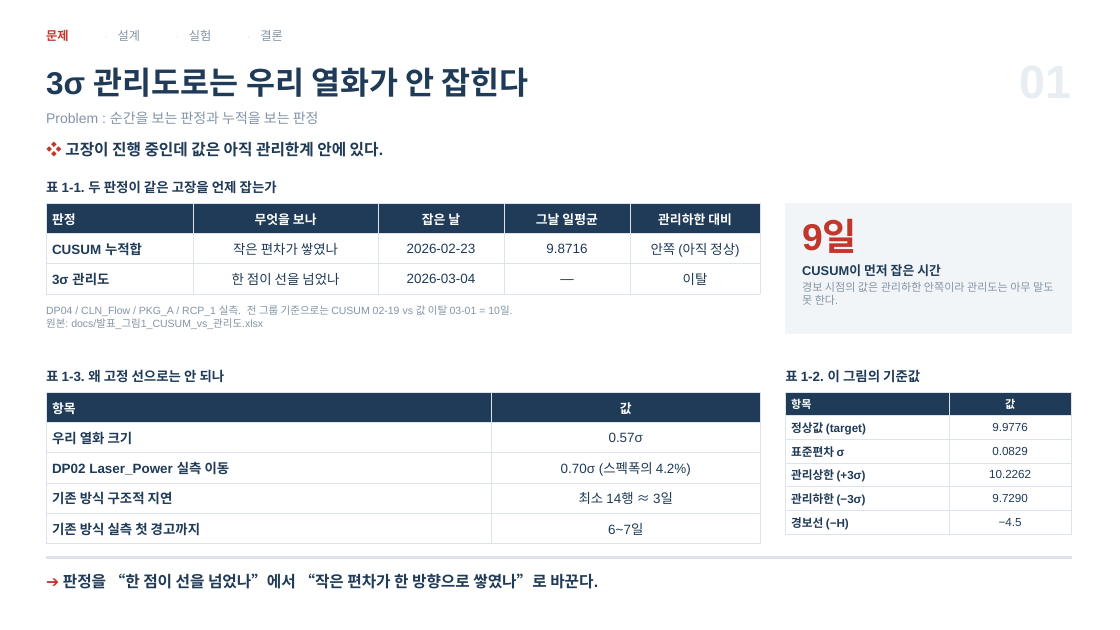
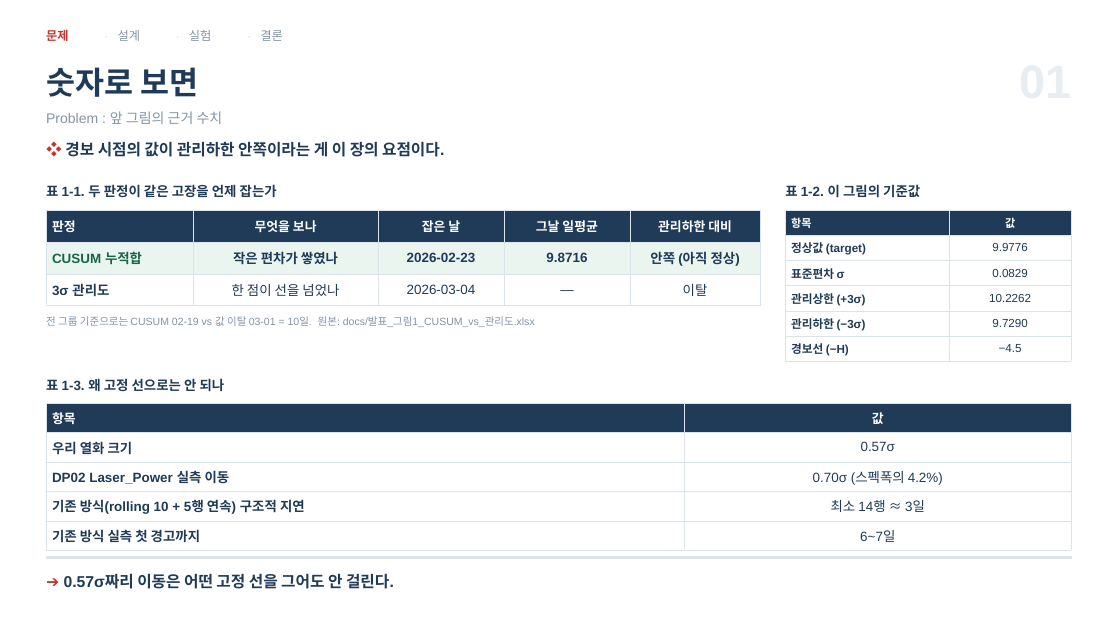
Before and after one commit to Mango-Orange-smoothie/SKSuniC_14th, a slide deck: slide 3 of docs/발표_CUSUM_판정식.pptx (slide 2 before the commit). Drawn at 1120x630 pixels with LibreOffice and Linux fonts; fonts in the diff are those of the drawing. Boxes give left, top, right and bottom in pixels: in the first picture for what was removed or moved away, otherwise in the second. Text is boxed around its words. In the diff, an @@ line names an element or a change of style, - is before the commit and + after.

```diff
--- a/docs/발표_CUSUM_판정식.pptx
+++ b/docs/발표_CUSUM_판정식.pptx
@@ text at (x1=46, y1=67, x2=198, y2=97): text changed @@
-3σ 관리도로는 우리 열화가 안 잡힌다
+숫자로 보면
@@ text at (x1=46, y1=111, x2=223, y2=124): text changed @@
-Problem : 순간을 보는 판정과 누적을 보는 판정
+Problem : 앞 그림의 근거 수치
@@ text at (x1=65, y1=141, x2=444, y2=157): text changed @@
-❖ 고장이 진행 중인데 값은 아직 관리한계 안에 있다.
+❖ 경보 시점의 값이 관리하한 안쪽이라는 게 이 장의 요점이다.
@@ text "표 1-1. 두 판정이 같은 ..." moved from (x1=46, y1=180, x2=277, y2=194) to (x1=46, y1=184, x2=277, y2=198) @@
@@ text "표 1-2. 이 그림의 기준값" moved from (x1=785, y1=369, x2=920, y2=383) to (x1=785, y1=184, x2=920, y2=198) @@
@@ rectangle removed at (x1=786, y1=203, x2=1071, y2=334) @@
@@ table at (x1=46, y1=210, x2=760, y2=301) @@
@@ fill #FFFFFF to #EAF5EF in row 2 @@
@@ text colour #1F3B57 to #15654A in "CUSUM 누적합" @@
@@ bold on in "작은 편차가 쌓였나", "2026-02-23", "9.8716", "안쪽 (아직 정상)" @@
@@ table resized from (x1=46, y1=203, x2=760, y2=290) to (x1=46, y1=210, x2=760, y2=301) @@
@@ table resized from (x1=786, y1=392, x2=1071, y2=534) to (x1=786, y1=210, x2=1071, y2=360) @@
@@ text removed at (x1=802, y1=221, x2=857, y2=253) @@
-9일
@@ text removed at (x1=802, y1=264, x2=941, y2=276) @@
-CUSUM이 먼저 잡은 시간
@@ text removed at (x1=802, y1=282, x2=1053, y2=305) @@
-경보 시점의 값은 관리하한 안쪽이라 관리도는 아무 말도 못 한다.
@@ text at (x1=46, y1=316, x2=535, y2=327): text changed @@
-DP04 / CLN_Flow / PKG_A / RCP_1 실측. 전 그룹 기준으로는 CUSUM 02-19 vs 값 이탈 03-01 = 10일.
-원본: docs/발표_그림1_CUSUM_vs_관리도.xlsx
+전 그룹 기준으로는 CUSUM 02-19 vs 값 이탈 03-01 = 10일. 원본: docs/발표_그림1_CUSUM_vs_관리도.xlsx
@@ text "표 1-3. 왜 고정 선으로는 ..." moved from (x1=46, y1=369, x2=225, y2=383) to (x1=46, y1=378, x2=225, y2=392) @@
@@ table at (x1=46, y1=403, x2=1071, y2=547) @@
-row 4, column 1: 기존 방식 구조적 지연
+row 4, column 1: 기존 방식(rolling 10 + 5행 연속) 구조적 지연
@@ table resized from (x1=46, y1=392, x2=760, y2=540) to (x1=46, y1=403, x2=1071, y2=547) @@
@@ text at (x1=64, y1=573, x2=394, y2=589): text changed @@
-➔ 판정을 “한 점이 선을 넘었나”에서 “작은 편차가 한 방향으로 쌓였나”로 바꾼다.
+➔ 0.57σ짜리 이동은 어떤 고정 선을 그어도 안 걸린다.
```
Also in this commit, not shown: 1 slide added.
